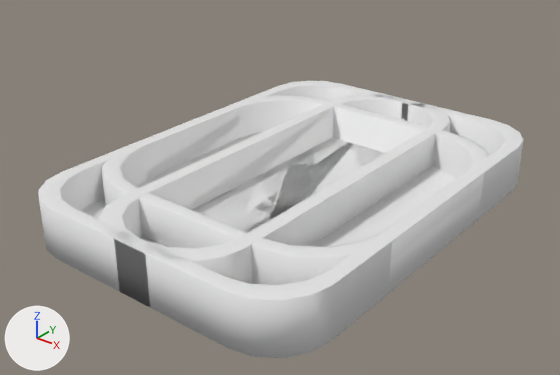
What one commit did to the FBX model BalloonFlow/Assets/Resources/Modeling/paintbox.fbx.
Before and after are seen from a 50 mm camera at (4.09, -5.4, 3.46) aimed at (-0.03, -0.25, 0.27). Arrows for +X, +Y and +Z are at lower left; the lights stay in place. The picture after the commit comes second. Where no turn or scale is listed for an object, it has been applied to the vertices. Vertices at exactly the same position are counted once.

In view in the first picture: 'PaintBox1x3', 'PaintBox2x2', 'PaintBox2x3'.
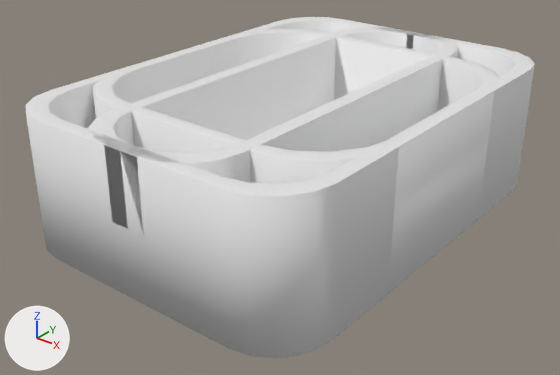
Where the change shows, as pixel boxes [x1, y1, x2, y2] in the pictures (560 x 375 px):
'PaintBox2x3', reshaped (23% taller): before [38, 81, 523, 358]; after [25, 17, 535, 358]
'PaintBox1x3', reshaped (31% taller): before [98, 94, 451, 307]; after [88, 28, 458, 307]
'PaintBox2x2', reshaped (33% taller): before [101, 95, 489, 294]; after [92, 29, 499, 294]

Patch to the scene script:
```diff
--- a/BalloonFlow/Assets/Resources/Modeling/paintbox.fbx.py
+++ b/BalloonFlow/Assets/Resources/Modeling/paintbox.fbx.py
@@ me_cube_002 @@
 # used by ob_paintbox2x3; location = (0.0, 0.0, 0.0)
-me_cube_002.from_pydata(...)  # 160 vertices, 142 faces; spans x -1.51..1.51, y -2.11..2.11, z 0.0..0.49
+me_cube_002.from_pydata(...)  # 160 vertices, 142 faces; spans x -1.51..1.51, y -2.11..2.11, z 0.0..1.27
+# me_cube_002 part 3: all 80 vertices in x -1.51..1.51, y -2.11..2.11, z 0.49 are moved by (0.0, 0.0, 0.78)
@@ me_cube_004 @@
 # used by ob_paintbox1x3; location = (0.0, 0.0, 0.0)
-me_cube_004.from_pydata(...)  # 160 vertices, 142 faces; spans x -0.71..0.71, y -2.11..2.11, z 0.0..0.49
+me_cube_004.from_pydata(...)  # 160 vertices, 142 faces; spans x -0.71..0.71, y -2.11..2.11, z 0.0..1.27
+# me_cube_004 part 1: all 80 vertices in x -0.71..0.71, y -2.11..2.11, z 0.49 are moved by (0.0, 0.0, 0.78)
@@ me_cube_001 @@
 # used by ob_paintbox2x2; location = (0.0, 0.0, 0.0)
-me_cube_001.from_pydata(...)  # 160 vertices, 142 faces; spans x -1.52..1.52, y -1.52..1.52, z 0.0..0.49
+me_cube_001.from_pydata(...)  # 160 vertices, 142 faces; spans x -1.52..1.52, y -1.52..1.52, z 0.0..1.27
+# me_cube_001 part 2: all 80 vertices in x -1.52..1.52, y -1.52..1.52, z 0.48..0.49 are moved by (0.0, 0.0, 0.78)
```
